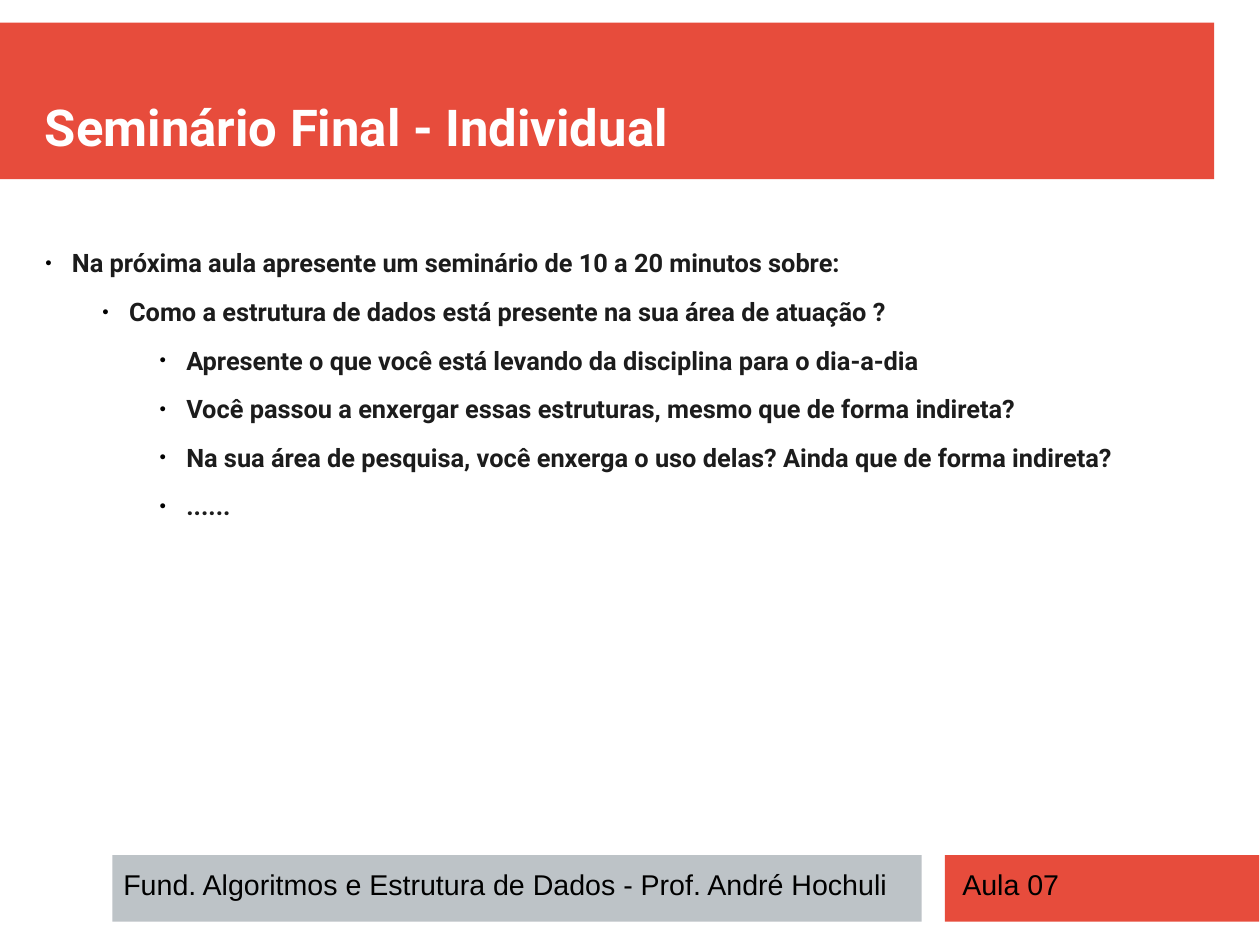
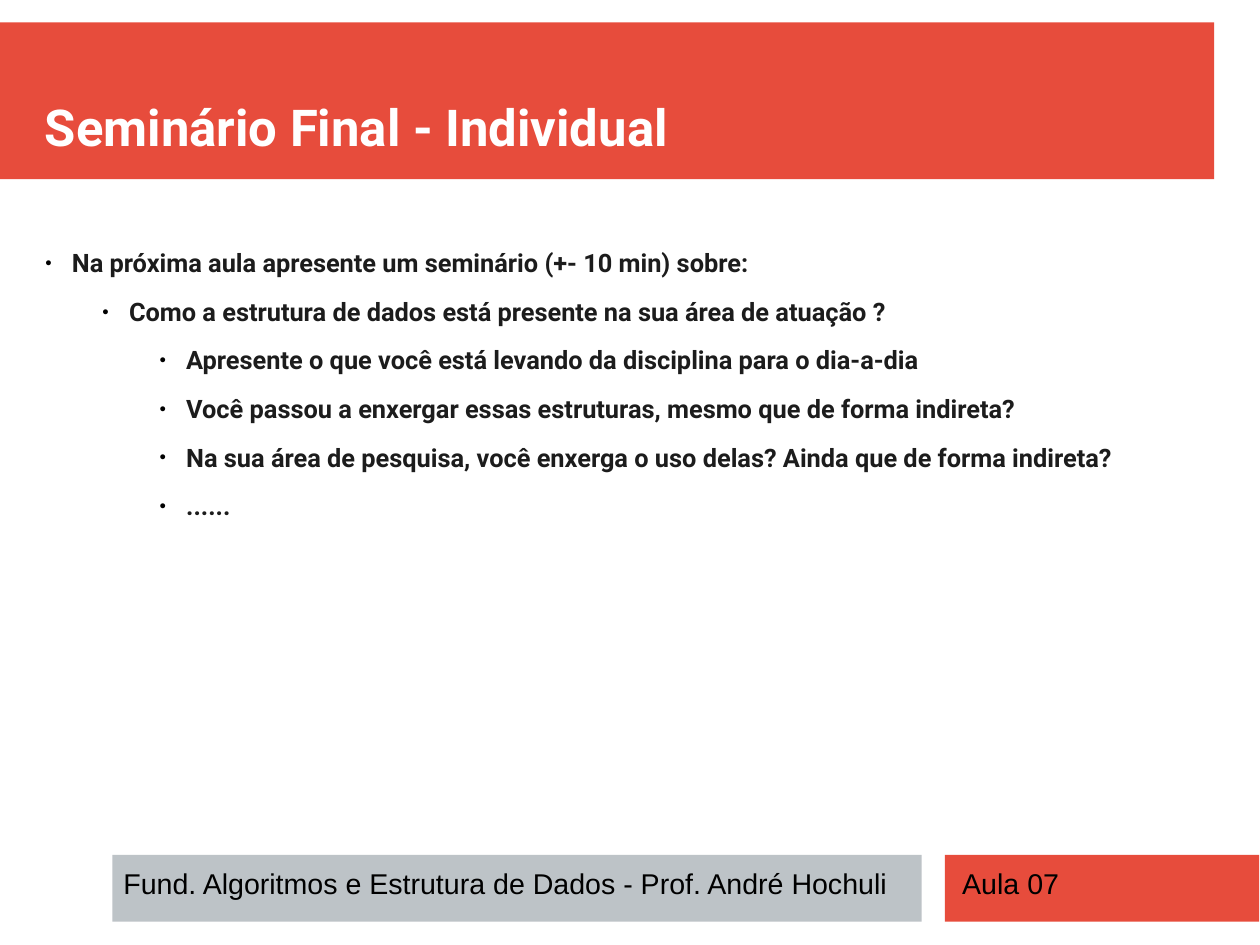
Before and after one commit to andrehochuli/teaching, a slide deck: slide 18 of DataStructuresAndAlgorithms/Aula 07 - BigO e Programacao Dinamica/Aula 07 - Programação Dinamica.pptx. Drawn at 1260x945 pixels with LibreOffice and Linux fonts; fonts in the diff are those of the drawing. Boxes give left, top, right and bottom in pixels: in the first picture for what was removed or moved away, otherwise in the second. Text is boxed around its words. In the diff, an @@ line names an element or a change of style, - is before the commit and + after.

```diff
--- a/DataStructuresAndAlgorithms/Aula 07 - BigO e Programacao Dinamica/Aula 07 - Programação Dinamica.pptx
+++ b/DataStructuresAndAlgorithms/Aula 07 - BigO e Programacao Dinamica/Aula 07 - Programação Dinamica.pptx
@@ text at (x1=72, y1=252, x2=748, y2=278): text changed @@
-● Na próxima aula apresente um seminário de 10 a 20 minutos sobre:
+● Na próxima aula apresente um seminário (+- 10 min) sobre:
```
Also in this commit, not shown: 13 other slides changed, 2 other files.
